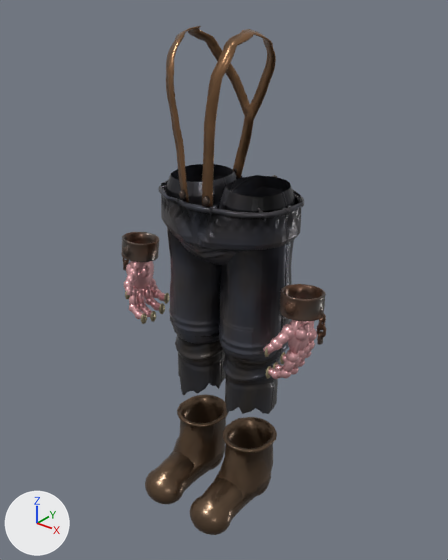
The glTF model public/assets/lab/zombie-kit.gltf: old version first, new version second.
One viewpoint serves both versions: a 50 mm lens placed at (1.04, -1.322, 1.589), pointed at (0.003, -0.026, 0.786). Lighting does not change. The marker at lower left points along +X, +Y and +Z. The first picture is the older version. Vertices at exactly the same position are counted once.
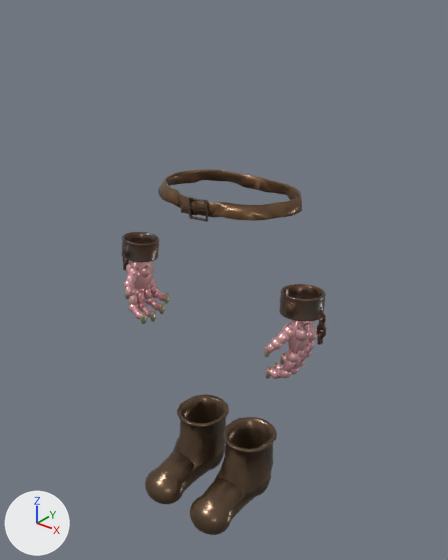
What changed in the scene script:
```text
Change me_mesh_0:
    used by ob_mesh; location = (0.0, 0.0, 0.0)
    remove me_mesh_0.from_pydata(...)  # 8525 vertices, 16332 faces; spans x -0.38..0.38, y -0.275..0.164, z 0.002..1.482
    add me_mesh_0.from_pydata(...)  # 6545 vertices, 12789 faces; spans x -0.38..0.38, y -0.275..0.14, z 0.002..1.075
    me_mesh_0 part 1: a new loose piece of 461 vertices spanning x -0.219..0.218, y -0.155..0.14, z 1.019..1.071, in mat_leather
    me_mesh_0 part 2: a new loose piece of 236 vertices spanning x -0.011..0.047, y -0.16..-0.145, z 1.014..1.075, in mat_rustplate
    me_mesh_0 part 3: 8 loose pieces with 799 vertices, spanning x -0.201..0.201, y -0.156..0.159, z 0.353..1.083, are deleted
    me_mesh_0 part 4: 1878 vertices removed from x -0.22..0.219, y -0.17..0.164, z 0.57..1.482
    remove me_mesh_0.materials.append(mat_cloth)
```

Boxes (x1, y1, x2, y2) around the edits, measured in the pictures (448 x 560 px):
'mesh', reshaped (28% shorter): before (121, 26, 326, 535); after (121, 169, 326, 535)
part 1 of me_mesh_0, added (brown): after (158, 169, 302, 221)
part 2 of me_mesh_0, added: after (189, 197, 208, 222)
part 3 of me_mesh_0, deleted: before (173, 169, 298, 414)
part 4 of me_mesh_0, deleted: before (158, 26, 304, 363)
